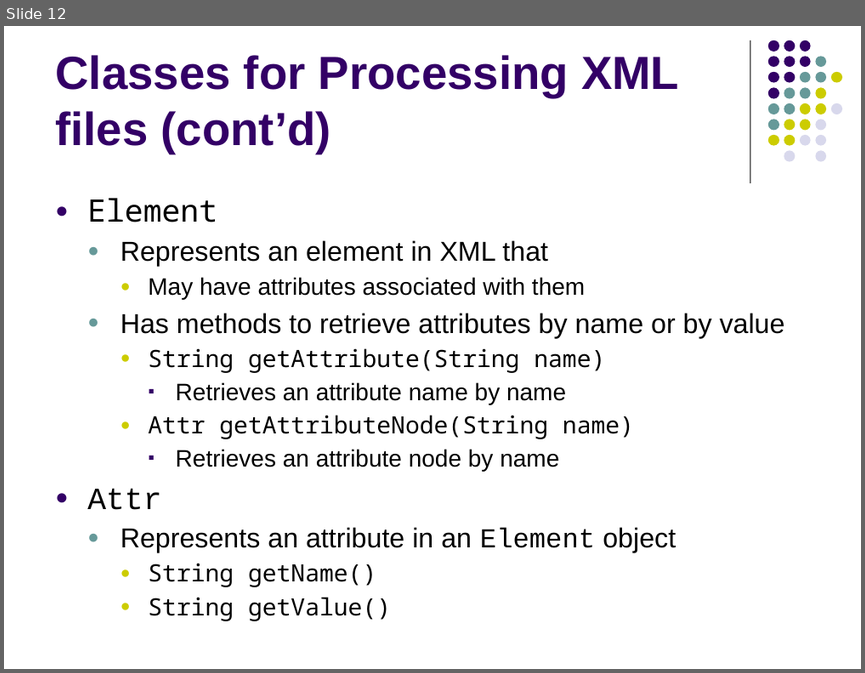
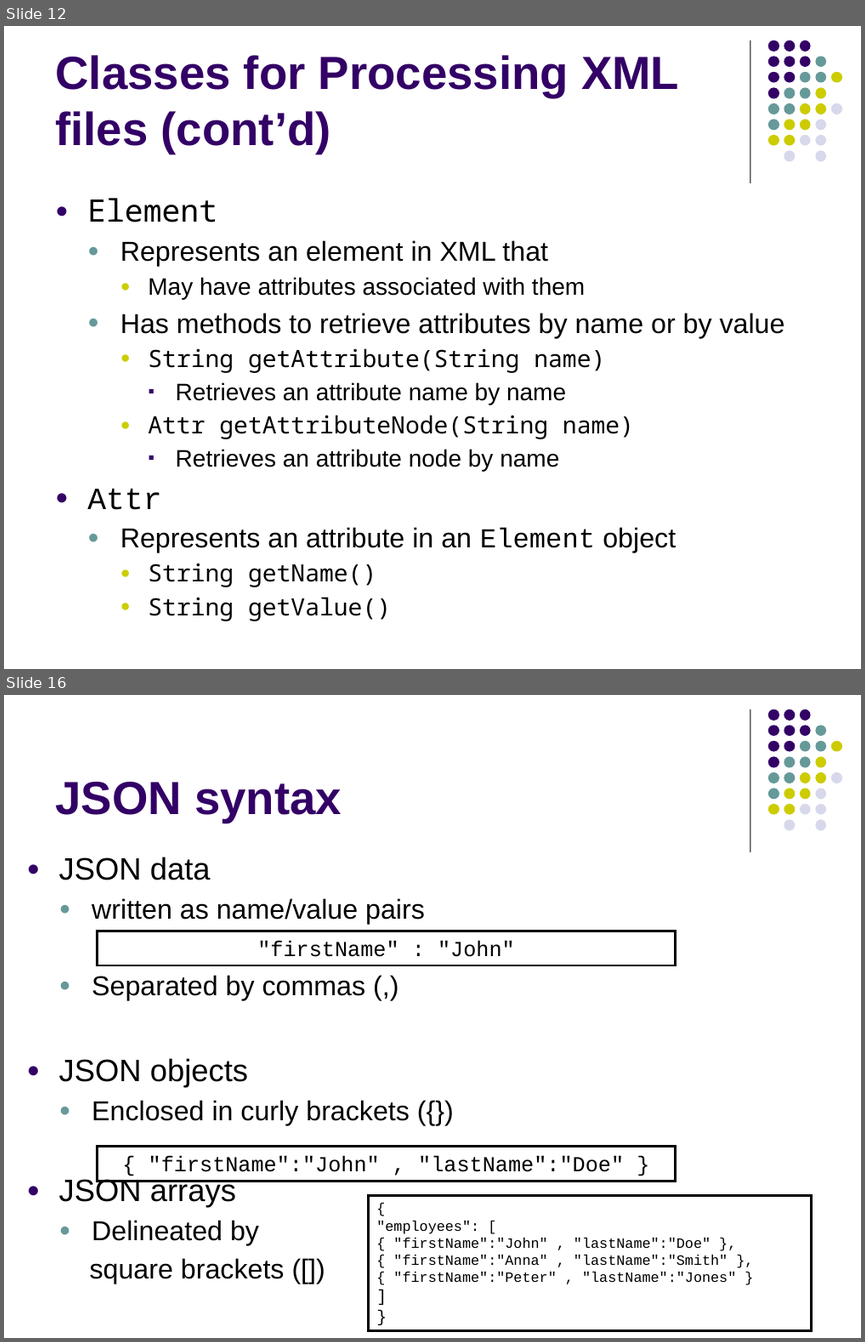
Before and after one commit to wissamfawaz/lau-coe312-data-structures, a slide deck: slides/Lecture6.pptx. Shown one above the other, each under a label of ours: slide 12 before the commit, slides 12 and 16 after it; the slides between them are not shown. The pictures are 865x673 and 865x1342 pixels, drawn with LibreOffice and Linux fonts; fonts in the diff are those of the drawing. Boxes give left, top, right and bottom in pixels: in the first picture for what was removed or moved away, otherwise in the second. Text is boxed around its words. In the diff, an @@ line names an element or a change of style, - is before the commit and + after.

Commit message:
Updated 6th set of slides

```diff
--- a/slides/Lecture6.pptx
+++ b/slides/Lecture6.pptx
@@ slide 16 added at [4, 695, 861, 1338], background #FFFFFF; not listed: 32 template elements that a slide beside it also shows @@
@@ title added at [55, 782, 341, 823], 39 pt, text #330066, bold @@
+JSON syntax
@@ text added at [59, 857, 425, 1284], 23 pt, text #000000 @@
+● JSON data
+  ● written as name/value pairs
+  ● Separated by commas (,)
+● JSON objects
+  ● Enclosed in curly brackets ({})
+● JSON arrays
+  ● Delineated by
+  square brackets ([])
@@ rectangle added at [98, 930, 676, 965], outline #000000 2 pt, 18 pt, text #000000 @@
+"firstName" : "John"
@@ rectangle added at [97, 1145, 675, 1180], outline #000000 2 pt, 18 pt, text #000000 @@
+{ "firstName":"John" , "lastName":"Doe" }
@@ rectangle added at [368, 1196, 812, 1331], outline #000000 2 pt, 12 pt, text #000000 @@
+{
+"employees": [
+{ "firstName":"John" , "lastName":"Doe" },
+{ "firstName":"Anna" , "lastName":"Smith" },
+{ "firstName":"Peter" , "lastName":"Jones" }
+]
+}
```
Also in this commit, not shown: 3 other slides added.
